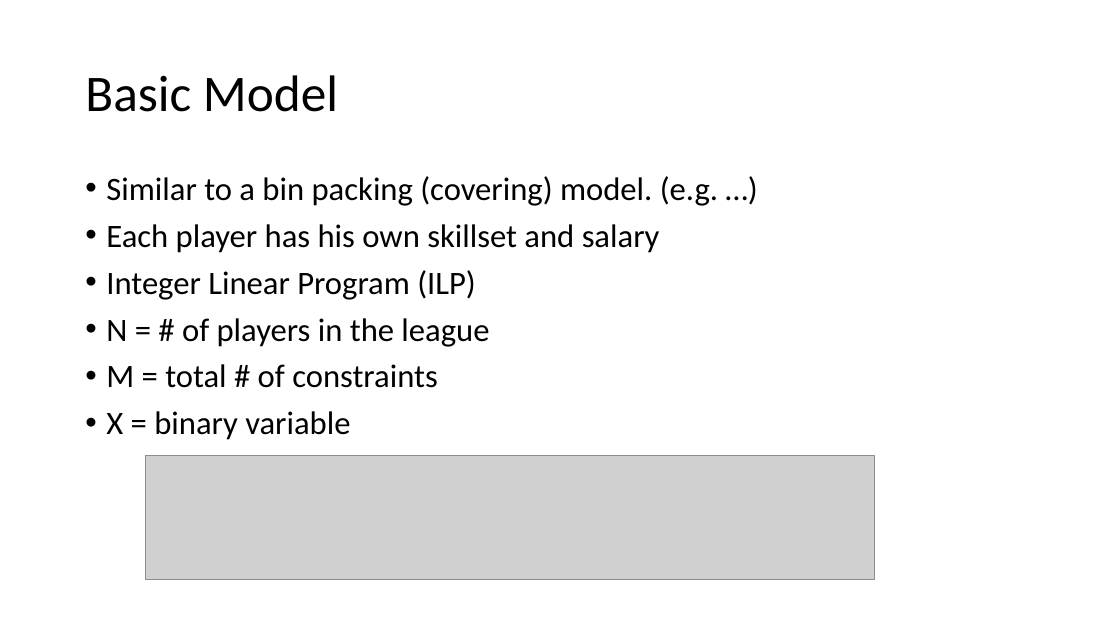
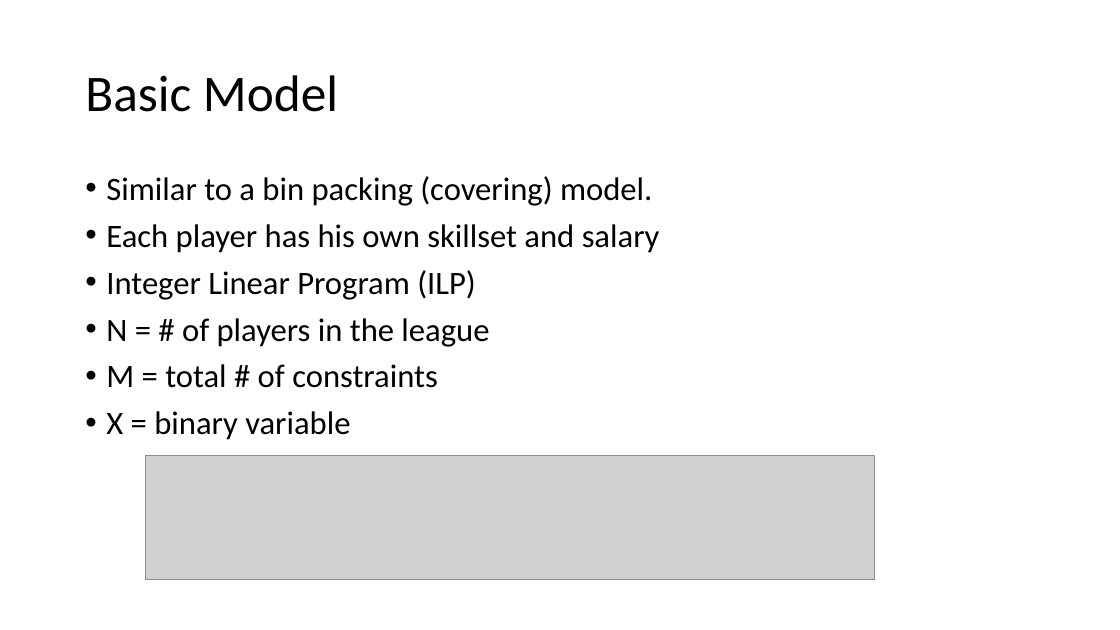
Before and after one commit to Math441Iguess/Math441NBAStuff, a slide deck: slide 5 of Creating a Championship Winning NBA Team.pptx. Drawn at 1120x630 pixels with LibreOffice and Linux fonts; fonts in the diff are those of the drawing; grey boxes stand for pictures. Boxes give left, top, right and bottom in pixels: in the first picture for what was removed or moved away, otherwise in the second. Text is boxed around its words. In the diff, an @@ line names an element or a change of style, - is before the commit and + after.

```diff
--- a/Creating a Championship Winning NBA Team.pptx
+++ b/Creating a Championship Winning NBA Team.pptx
@@ text at (106,176,652,206): text changed @@
-• Similar to a bin packing (covering) model. (e.g. …)
+• Similar to a bin packing (covering) model.
```
Also in this commit, not shown: 4 other slides changed, 1 slide added.
